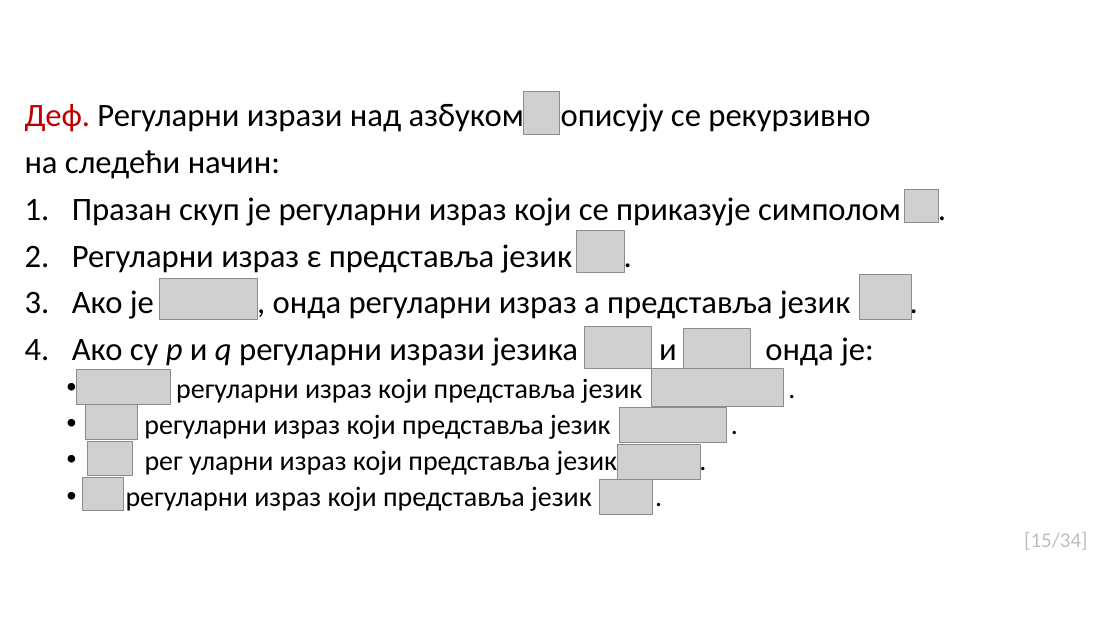
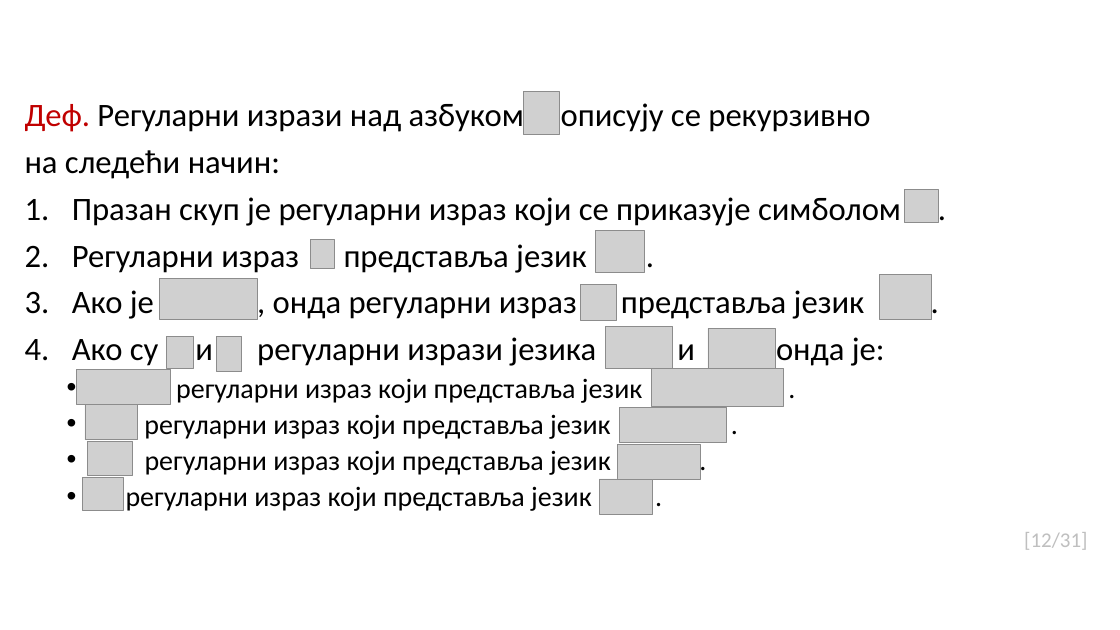
Before and after one commit to LMladenovic/MScThesisPPTX, a slide deck: slide 13 of MATF_primer_prezentacije.pptx (slide 16 before the commit). Drawn at 1120x630 pixels with LibreOffice and Linux fonts; fonts in the diff are those of the drawing; grey boxes stand for pictures; background and template pictures are left out. Boxes give left, top, right and bottom in pixels: in the first picture for what was removed or moved away, otherwise in the second. Text is boxed around its words. In the diff, an @@ line names an element or a change of style, - is before the commit and + after.

```diff
--- a/MATF_primer_prezentacije.pptx
+++ b/MATF_primer_prezentacije.pptx
@@ text at [72,197,901,369]: text changed @@
-1. Празан скуп је регуларни израз који се приказује симполом .
-2. Регуларни израз ε представља језик .
-3. Ако је , онда регуларни израз а представља језик .
-4. Ако су p и q регуларни изрази језика и онда је:
+1. Празан скуп је регуларни израз који се приказује симболом .
+2. Регуларни израз представља језик .
+3. Ако је , онда регуларни израз представља језик .
+4. Ако су и регуларни изрази језика и онда је:
@@ picture added at [310,239,334,269] @@
@@ picture added at [581,285,617,321] @@
@@ 3 pictures: place and size @@
-3 pictures at [576,230,912,369]
+3 pictures at [596,230,931,369]
@@ picture: place and size @@
-picture at [683,328,750,369]
+picture at [708,328,776,369]
@@ picture added at [167,336,194,368] @@
@@ picture added at [217,336,242,371] @@
@@ text at [145,446,618,476]: paragraph removed @@
-  • рег уларни израз који представља језик .
@@ text at [1024,532,1088,550]: text changed @@
-[15/34]
+[12/31]
```
Also in this commit, not shown: 27 other slides changed, 3 slides added, 6 slides removed.
